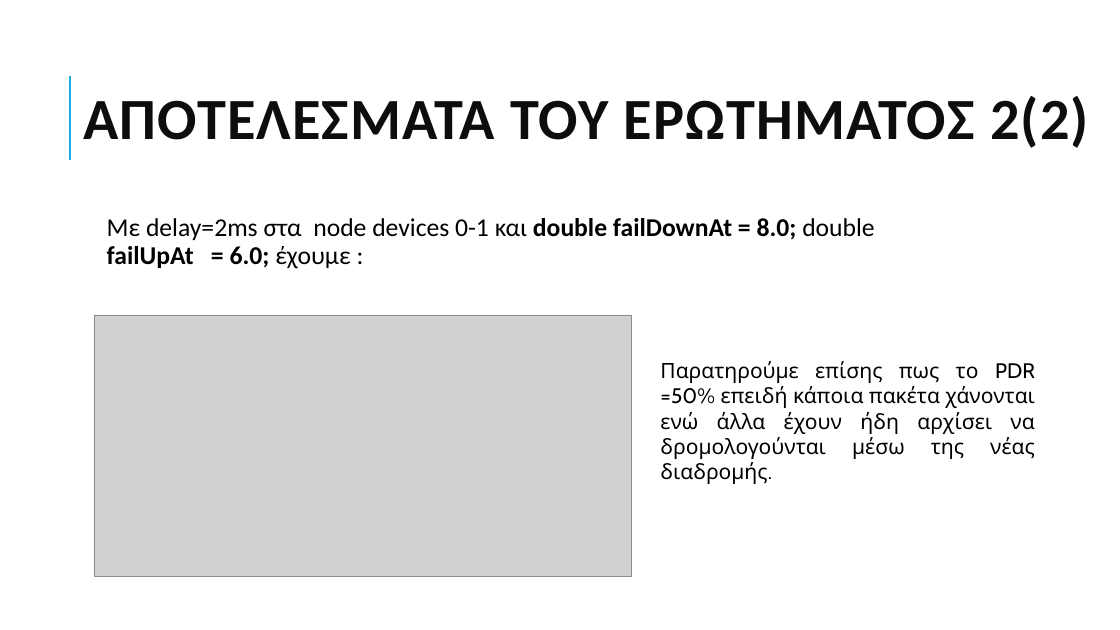
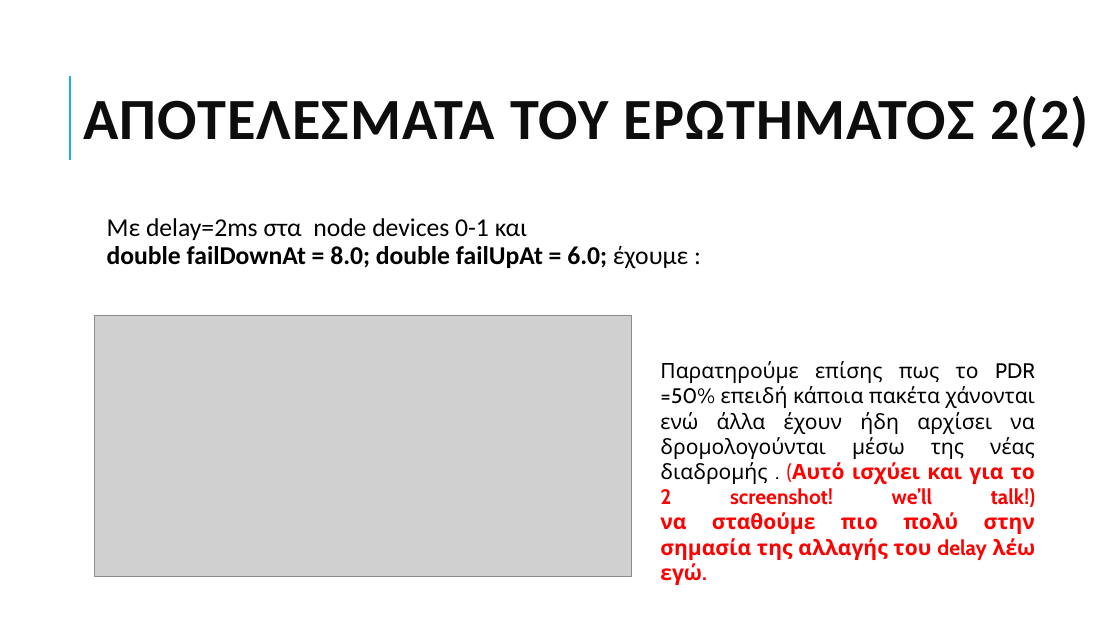
Before and after one commit to grgmyl/Ns3Project, a slide deck: slide 11 of Presentations/Ns-3_presentation_F.pptx. Drawn at 1120x630 pixels with LibreOffice and Linux fonts; fonts in the diff are those of the drawing; grey boxes stand for pictures. Boxes give left, top, right and bottom in pixels: in the first picture for what was removed or moved away, otherwise in the second. Text is boxed around its words. In the diff, an @@ line names an element or a change of style, - is before the commit and + after.

Commit message:
iMadeSomeSuggestionsLetsTalk.Done

```diff
--- a/Presentations/Ns-3_presentation_F.pptx
+++ b/Presentations/Ns-3_presentation_F.pptx
@@ text "Με delay=2ms στα node devices ..." at [107, 218, 688, 269]: bold on in "double" @@
@@ text at [660, 361, 1036, 585]: text changed @@
-Παρατηρούμε επίσης πως το PDR =50% επειδή κάποια πακέτα χάνονται ενώ άλλα έχουν ήδη αρχίσει να δρομολογούνται μέσω της νέας διαδρομής.
+Παρατηρούμε επίσης πως το PDR =50% επειδή κάποια πακέτα χάνονται ενώ άλλα έχουν ήδη αρχίσει να δρομολογούνται μέσω της νέας διαδρομής . (Αυτό ισχύει και για το 2 screenshot! we’ll talk!)
+να σταθούμε πιο πολύ στην σημασία της αλλαγής του delay λέω εγώ.
```
Also in this commit, not shown: 8 other slides changed, 2 slides added.
